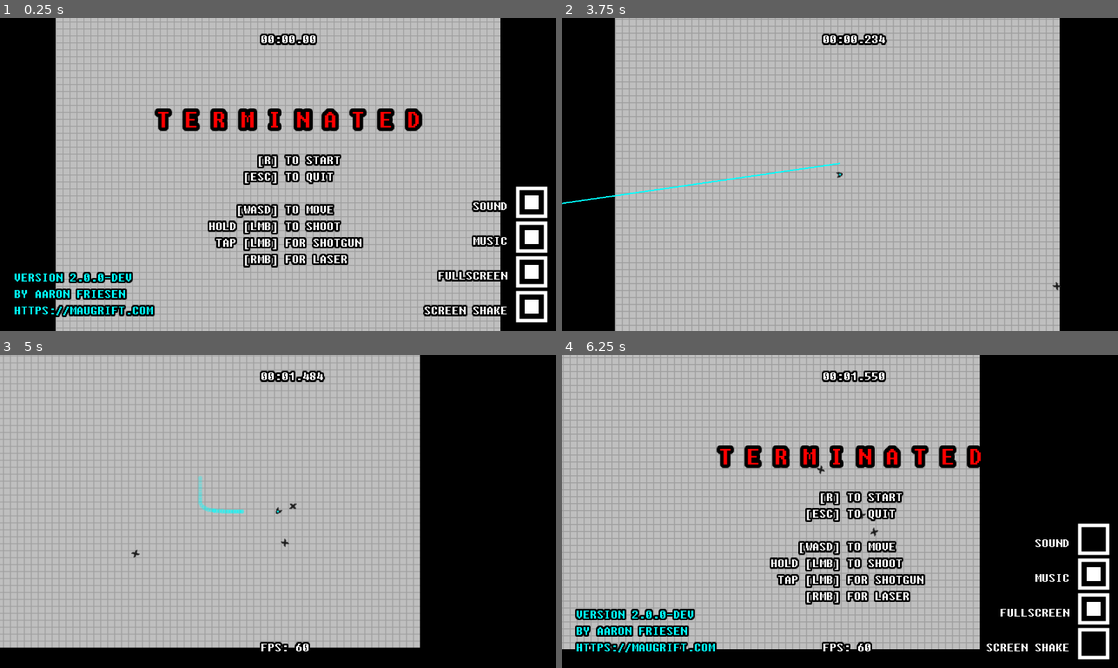
Above: before the commit, frames 1-4 (two rows, left to right).
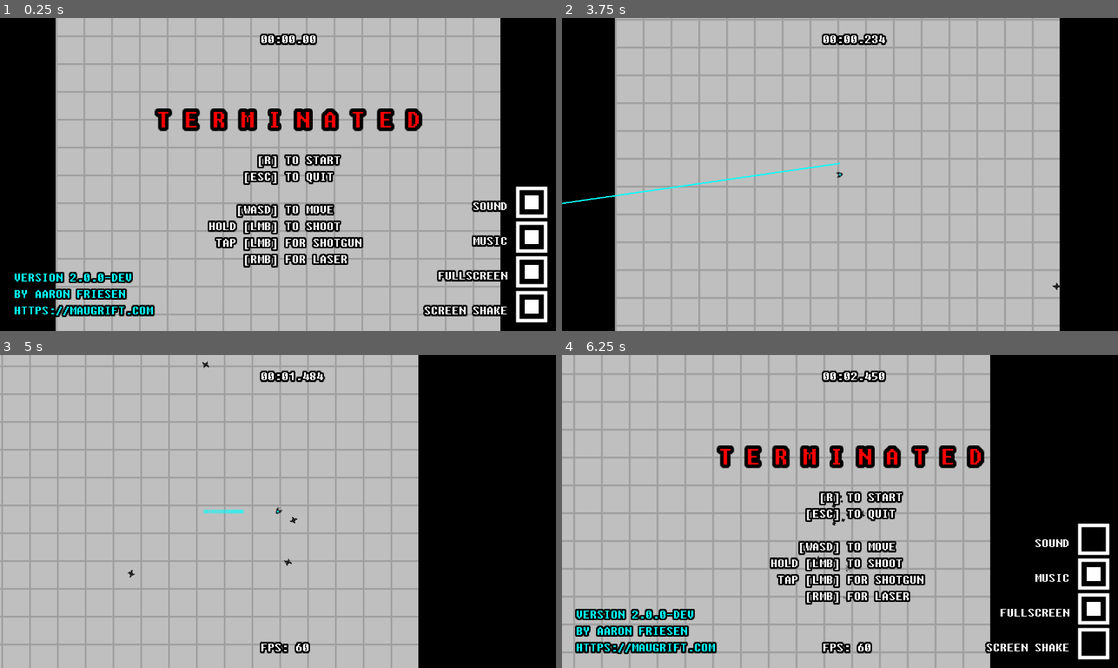
Above: after the commit, the same moments.

Repository: friedev/terminated
Game: Godot game, scene res://scenes/Main.tscn
Same seed, same stepped clock (60 frames per second), same inputs: the game is played once before the commit and once after it. Sound files missing from this copy of the repository are replaced by a short silence.
Inputs (mouse positions are in pixels of both pictures, inside the frame that each line leads up to):
- Up to frame 1 (0.25 s): no input
- Up to frame 2 (3.75 s): click (1095, 305) at 0.5 s; click (1095, 202) at 1.25 s; click (1095, 237) at 2 s; tap Enter at 2.75 s; move the mouse to (962, 158) at 2.77 s; press the mouse at (962, 158) at 2.78 s; hold Right (right) 2.78-3.53 s; right-click (962, 158) at 3.05 s; tap R (restart) at 3.5 s; move the mouse to (728, 190) at 3.52 s; release the mouse at (728, 190) at 3.53 s; hold Down (down) from 3.53 s (still down); right-click (728, 190) at 3.6 s
- Up to frame 3 (5 s): click (166, 527) at 3.8 s; move the mouse to (333, 442) at 4.27 s; release Down (down) at 4.28 s; hold Right (right) from 4.28 s (still down); hold F (fps) from 4.28 s (still down); right-click (333, 442) at 4.55 s
- Up to frame 4 (6.25 s): move the mouse to (812, 574) at 5.02 s; release Right (right) at 5.03 s; release F (fps) at 5.03 s; hold Up (up) 5.03-5.78 s; click (812, 574) at 5.1 s; move the mouse to (1006, 558) at 5.77 s; hold Left (left) from 5.78 s (still down); hold Right mouse button (shoot2) from 5.78 s (still down)

The runs differ from the first frame. In frame 1, 9.6% of the frame differs, in the area x 10-90%, y 0-100%; in frame 2, 10%; in frame 3, 18%; in frame 4, 22%, in the area x 0-77%, y 0-100%.

Commit message:
Add new sounds and animations

Diff:
--- a/scenes/BasicEnemy.tscn
+++ b/scenes/BasicEnemy.tscn
@@ -1,13 +1,23 @@
-[gd_scene load_steps=8 format=2]
+[gd_scene load_steps=11 format=2]
 
-[ext_resource path="res://sprites/enemy.png" type="Texture" id=1]
+[ext_resource path="res://audio/sound/death/enemy.ogg" type="AudioStream" id=1]
 [ext_resource path="res://scripts/Enemy.gd" type="Script" id=2]
-[ext_resource path="res://audio/sound/enemy_death.wav" type="AudioStream" id=3]
-[ext_resource path="res://audio/sound/enemy_hurt.wav" type="AudioStream" id=4]
+[ext_resource path="res://audio/sound/hurt/enemy.wav" type="AudioStream" id=4]
+[ext_resource path="res://audio/sound/ambient/basic_enemy.ogg" type="AudioStream" id=5]
+[ext_resource path="res://sprites/enemy1.png" type="Texture" id=6]
 [ext_resource path="res://scenes/DeathParticles.tscn" type="PackedScene" id=7]
+[ext_resource path="res://sprites/enemy2.png" type="Texture" id=8]
 
 [sub_resource type="CircleShape2D" id=1]
 radius = 3.0
+
+[sub_resource type="SpriteFrames" id=3]
+animations = [ {
+"frames": [ ExtResource( 6 ), ExtResource( 8 ) ],
+"loop": true,
+"name": "default",
+"speed": 8.0
+} ]
 
 [sub_resource type="CircleShape2D" id=2]
 radius = 20.0
@@ -26,24 +36,28 @@
 [node name="CollisionShape2D" type="CollisionShape2D" parent="."]
 shape = SubResource( 1 )
 
-[node name="Sprite" type="Sprite" parent="."]
+[node name="Sprite" type="AnimatedSprite" parent="."]
 rotation = 1.5708
-texture = ExtResource( 1 )
+frames = SubResource( 3 )
+playing = true
 
 [node name="HurtSound" type="AudioStreamPlayer2D" parent="."]
 stream = ExtResource( 4 )
+bus = "Sound"
+
+[node name="DeathSound" type="AudioStreamPlayer2D" parent="."]
+stream = ExtResource( 1 )
 volume_db = 1.0
 bus = "Sound"
 
-[node name="DeathSound" type="AudioStreamPlayer2D" parent="."]
-stream = ExtResource( 3 )
+[node name="AmbientSound" type="AudioStreamPlayer2D" parent="."]
+stream = ExtResource( 5 )
 volume_db = 1.0
+max_distance = 256.0
+attenuation = 2.0
 bus = "Sound"
 
 [node name="DeathParticles" parent="." instance=ExtResource( 7 )]
-
-[node name="DeathTimer" type="Timer" parent="."]
-one_shot = true
 
 [node name="SeparationArea" type="Area2D" parent="."]
 monitorable = false
@@ -51,4 +65,4 @@
 [node name="CollisionShape2D" type="CollisionShape2D" parent="SeparationArea"]
 shape = SubResource( 2 )
 
-[connection signal="timeout" from="DeathTimer" to="." method="_on_DeathTimer_timeout"]
+[connection signal="finished" from="DeathSound" to="." method="_on_DeathSound_finished"]
--- a/scenes/BombEnemy.tscn
+++ b/scenes/BombEnemy.tscn
@@ -2,9 +2,9 @@
 
 [ext_resource path="res://sprites/bomb_enemy.png" type="Texture" id=1]
 [ext_resource path="res://scripts/Enemy.gd" type="Script" id=2]
-[ext_resource path="res://audio/sound/enemy_death.wav" type="AudioStream" id=3]
-[ext_resource path="res://audio/sound/enemy_hurt.wav" type="AudioStream" id=4]
-[ext_resource path="res://audio/sound/enemy_hum.wav" type="AudioStream" id=6]
+[ext_resource path="res://audio/sound/death/strong_enemy.ogg" type="AudioStream" id=3]
+[ext_resource path="res://audio/sound/hurt/enemy.wav" type="AudioStream" id=4]
+[ext_resource path="res://audio/sound/ambient/hum.wav" type="AudioStream" id=6]
 [ext_resource path="res://sprites/circle_white_small.png" type="Texture" id=7]
 
 [sub_resource type="CircleShape2D" id=1]
@@ -89,7 +89,7 @@
 stream = ExtResource( 4 )
 bus = "Sound"
 
-[node name="DeathSound" type="AudioStreamPlayer" parent="."]
+[node name="DeathSound" type="AudioStreamPlayer2D" parent="."]
 stream = ExtResource( 3 )
 bus = "Sound"
 
@@ -99,9 +99,6 @@
 max_distance = 200.0
 attenuation = 2.0
 bus = "Sound"
-
-[node name="DeathTimer" type="Timer" parent="."]
-one_shot = true
 
 [node name="BombParticles1" type="Particles2D" parent="."]
 emitting = false
@@ -125,4 +122,4 @@
 [node name="CollisionShape2D" type="CollisionShape2D" parent="BombArea"]
 shape = SubResource( 13 )
 
-[connection signal="timeout" from="DeathTimer" to="." method="_on_DeathTimer_timeout"]
+[connection signal="finished" from="DeathSound" to="." method="_on_DeathSound_finished"]
--- a/scenes/DeathParticles.tscn
+++ b/scenes/DeathParticles.tscn
@@ -14,13 +14,13 @@
 initial_velocity = 100.0
 initial_velocity_random = 0.5
 angular_velocity = 50.0
-angular_velocity_random = 0.5
+angular_velocity_random = 1.0
 orbit_velocity = 0.0
 orbit_velocity_random = 0.0
 linear_accel = -200.0
 scale = 8.0
 scale_random = 0.5
-scale_curve = SubResource( 7 )
+scale_curve = SubResource( 9 )
 color = Color( 0.12549, 0.12549, 0.12549, 1 )
 
 [node name="DeathParticles" type="Particles2D"]
--- a/scenes/LaserEnemy.tscn
+++ b/scenes/LaserEnemy.tscn
@@ -2,10 +2,10 @@
 
 [ext_resource path="res://sprites/laser_enemy.png" type="Texture" id=1]
 [ext_resource path="res://scripts/Enemy.gd" type="Script" id=2]
-[ext_resource path="res://audio/sound/enemy_death.wav" type="AudioStream" id=3]
-[ext_resource path="res://audio/sound/enemy_hurt.wav" type="AudioStream" id=4]
-[ext_resource path="res://audio/sound/laser.wav" type="AudioStream" id=6]
-[ext_resource path="res://audio/sound/enemy_hum.wav" type="AudioStream" id=7]
+[ext_resource path="res://audio/sound/death/enemy.ogg" type="AudioStream" id=3]
+[ext_resource path="res://audio/sound/hurt/enemy.wav" type="AudioStream" id=4]
+[ext_resource path="res://audio/sound/weapons/laser.ogg" type="AudioStream" id=5]
+[ext_resource path="res://audio/sound/ambient/hum.wav" type="AudioStream" id=7]
 [ext_resource path="res://scenes/DeathParticles.tscn" type="PackedScene" id=8]
 
 [sub_resource type="CircleShape2D" id=1]
@@ -32,12 +32,12 @@
 stream = ExtResource( 4 )
 bus = "Sound"
 
-[node name="DeathSound" type="AudioStreamPlayer" parent="."]
+[node name="DeathSound" type="AudioStreamPlayer2D" parent="."]
 stream = ExtResource( 3 )
 bus = "Sound"
 
 [node name="LaserSound" type="AudioStreamPlayer" parent="."]
-stream = ExtResource( 6 )
+stream = ExtResource( 5 )
 bus = "Sound"
 
 [node name="AmbientSound" type="AudioStreamPlayer2D" parent="."]
@@ -48,9 +48,6 @@
 bus = "Sound"
 
 [node name="DeathParticles" parent="." instance=ExtResource( 8 )]
-
-[node name="DeathTimer" type="Timer" parent="."]
-one_shot = true
 
 [node name="RayCast2D" type="RayCast2D" parent="."]
 enabled = true
@@ -63,6 +60,6 @@
 wait_time = 2.0
 one_shot = true
 
-[connection signal="timeout" from="DeathTimer" to="." method="_on_DeathTimer_timeout"]
+[connection signal="finished" from="DeathSound" to="." method="_on_DeathSound_finished"]
 [connection signal="timeout" from="ChargeTimer" to="." method="_on_ChargeTimer_timeout"]
 [connection signal="timeout" from="CooldownTimer" to="." method="_on_CooldownTimer_timeout"]
--- a/scenes/Main.tscn
+++ b/scenes/Main.tscn
@@ -16,7 +16,7 @@
 0/texture = ExtResource( 5 )
 0/tex_offset = Vector2( 0, 0 )
 0/modulate = Color( 1, 1, 1, 1 )
-0/region = Rect2( 0, 0, 8, 8 )
+0/region = Rect2( 0, 0, 32, 32 )
 0/tile_mode = 0
 0/occluder_offset = Vector2( 0, 0 )
 0/navigation_offset = Vector2( 0, 0 )
@@ -41,7 +41,7 @@
 light_mask = 3
 z_index = -1
 tile_set = SubResource( 1 )
-cell_size = Vector2( 8, 8 )
+cell_size = Vector2( 32, 32 )
 cell_custom_transform = Transform2D( 0, 0, 0, 0, 0, 0 )
 occluder_light_mask = 3
 format = 1
@@ -313,7 +313,6 @@
 
 [node name="Music" type="AudioStreamPlayer" parent="."]
 stream = ExtResource( 2 )
-autoplay = true
 bus = "Music"
 
 [node name="Area2D" type="Area2D" parent="."]
--- a/scenes/Player.tscn
+++ b/scenes/Player.tscn
@@ -1,16 +1,18 @@
-[gd_scene load_steps=19 format=2]
+[gd_scene load_steps=21 format=2]
 
 [ext_resource path="res://scripts/Player.gd" type="Script" id=1]
 [ext_resource path="res://sprites/player.png" type="Texture" id=2]
 [ext_resource path="res://scripts/ShakeCamera2D.gd" type="Script" id=3]
-[ext_resource path="res://audio/sound/player_hurt.wav" type="AudioStream" id=4]
-[ext_resource path="res://audio/sound/machine_gun.wav" type="AudioStream" id=5]
-[ext_resource path="res://audio/sound/player_death.wav" type="AudioStream" id=6]
+[ext_resource path="res://audio/sound/hurt/player.wav" type="AudioStream" id=4]
+[ext_resource path="res://audio/sound/weapons/machine_gun.ogg" type="AudioStream" id=5]
+[ext_resource path="res://audio/sound/death/player.wav" type="AudioStream" id=6]
 [ext_resource path="res://sprites/circle_white_small.png" type="Texture" id=7]
-[ext_resource path="res://audio/sound/laser.wav" type="AudioStream" id=8]
-[ext_resource path="res://audio/sound/shotgun.wav" type="AudioStream" id=9]
+[ext_resource path="res://audio/sound/weapons/laser.ogg" type="AudioStream" id=8]
+[ext_resource path="res://audio/sound/weapons/shotgun.ogg" type="AudioStream" id=9]
 [ext_resource path="res://scenes/DeathParticles.tscn" type="PackedScene" id=10]
-[ext_resource path="res://audio/sound/enemy_death.wav" type="AudioStream" id=11]
+[ext_resource path="res://audio/sound/death/enemy.ogg" type="AudioStream" id=11]
+[ext_resource path="res://audio/sound/ambient/player_fly.ogg" type="AudioStream" id=12]
+[ext_resource path="res://audio/sound/weapons/click.ogg" type="AudioStream" id=13]
 
 [sub_resource type="CircleShape2D" id=1]
 radius = 4.0
@@ -89,15 +91,24 @@
 
 [node name="MachineGunSound" type="AudioStreamPlayer" parent="."]
 stream = ExtResource( 5 )
+volume_db = -5.0
 bus = "Sound"
 
 [node name="ShotgunSound" type="AudioStreamPlayer" parent="."]
 stream = ExtResource( 9 )
+volume_db = -2.0
 bus = "Sound"
 
 [node name="LaserSound" type="AudioStreamPlayer" parent="."]
 stream = ExtResource( 8 )
 bus = "Sound"
+
+[node name="FlySound" type="AudioStreamPlayer" parent="."]
+stream = ExtResource( 12 )
+volume_db = -8.0
+
+[node name="ClickSound" type="AudioStreamPlayer" parent="."]
+stream = ExtResource( 13 )
 
 [node name="ShootParticles" type="Particles2D" parent="."]
 position = Vector2( 2, 0 )
--- a/scenes/SplitterEnemy.tscn
+++ b/scenes/SplitterEnemy.tscn
@@ -2,9 +2,9 @@
 
 [ext_resource path="res://sprites/splitter_enemy.png" type="Texture" id=1]
 [ext_resource path="res://scripts/Enemy.gd" type="Script" id=2]
-[ext_resource path="res://audio/sound/enemy_death.wav" type="AudioStream" id=3]
-[ext_resource path="res://audio/sound/enemy_hurt.wav" type="AudioStream" id=4]
-[ext_resource path="res://audio/sound/enemy_hum.wav" type="AudioStream" id=6]
+[ext_resource path="res://audio/sound/death/enemy.ogg" type="AudioStream" id=3]
+[ext_resource path="res://audio/sound/hurt/enemy.wav" type="AudioStream" id=4]
+[ext_resource path="res://audio/sound/ambient/basic_enemy.ogg" type="AudioStream" id=5]
 [ext_resource path="res://scenes/DeathParticles.tscn" type="PackedScene" id=7]
 
 [sub_resource type="CircleShape2D" id=1]
@@ -34,12 +34,12 @@
 stream = ExtResource( 4 )
 bus = "Sound"
 
-[node name="DeathSound" type="AudioStreamPlayer" parent="."]
+[node name="DeathSound" type="AudioStreamPlayer2D" parent="."]
 stream = ExtResource( 3 )
 bus = "Sound"
 
 [node name="AmbientSound" type="AudioStreamPlayer2D" parent="."]
-stream = ExtResource( 6 )
+stream = ExtResource( 5 )
 volume_db = 1.0
 max_distance = 100.0
 attenuation = 2.0
@@ -47,12 +47,9 @@
 
 [node name="DeathParticles" parent="." instance=ExtResource( 7 )]
 
-[node name="DeathTimer" type="Timer" parent="."]
-one_shot = true
-
 [node name="SplitTimer" type="Timer" parent="."]
 wait_time = 4.0
 autostart = true
 
-[connection signal="timeout" from="DeathTimer" to="." method="_on_DeathTimer_timeout"]
+[connection signal="finished" from="DeathSound" to="." method="_on_DeathSound_finished"]
 [connection signal="timeout" from="SplitTimer" to="." method="_on_SplitTimer_timeout"]
--- a/scenes/StrongEnemy.tscn
+++ b/scenes/StrongEnemy.tscn
@@ -1,14 +1,46 @@
-[gd_scene load_steps=8 format=2]
+[gd_scene load_steps=14 format=2]
 
-[ext_resource path="res://sprites/strong_enemy.png" type="Texture" id=1]
+[ext_resource path="res://sprites/strong_enemy2.png" type="Texture" id=1]
 [ext_resource path="res://scripts/Enemy.gd" type="Script" id=2]
-[ext_resource path="res://audio/sound/enemy_death.wav" type="AudioStream" id=3]
-[ext_resource path="res://audio/sound/enemy_hurt.wav" type="AudioStream" id=4]
-[ext_resource path="res://audio/sound/enemy_hum_deep.wav" type="AudioStream" id=6]
+[ext_resource path="res://audio/sound/death/strong_enemy.ogg" type="AudioStream" id=3]
+[ext_resource path="res://audio/sound/hurt/enemy.ogg" type="AudioStream" id=4]
+[ext_resource path="res://sprites/strong_enemy3.png" type="Texture" id=5]
+[ext_resource path="res://audio/sound/ambient/strong_enemy.ogg" type="AudioStream" id=6]
 [ext_resource path="res://scenes/DeathParticles.tscn" type="PackedScene" id=7]
+[ext_resource path="res://sprites/strong_enemy1.png" type="Texture" id=8]
 
 [sub_resource type="RectangleShape2D" id=6]
 extents = Vector2( 8, 8 )
+
+[sub_resource type="SpriteFrames" id=7]
+animations = [ {
+"frames": [ ExtResource( 1 ), ExtResource( 5 ), ExtResource( 8 ) ],
+"loop": true,
+"name": "default",
+"speed": 8.0
+} ]
+
+[sub_resource type="Curve" id=8]
+_data = [ Vector2( 0, 1 ), 0.0, -1.0, 0, 1, Vector2( 1, 0 ), -1.0, 0.0, 1, 0 ]
+
+[sub_resource type="CurveTexture" id=9]
+curve = SubResource( 8 )
+
+[sub_resource type="ParticlesMaterial" id=10]
+flag_disable_z = true
+direction = Vector3( 0, 0, 0 )
+gravity = Vector3( 0, 0, 0 )
+initial_velocity = 200.0
+initial_velocity_random = 0.5
+angular_velocity = 50.0
+angular_velocity_random = 1.0
+orbit_velocity = 0.0
+orbit_velocity_random = 0.0
+linear_accel = -200.0
+scale = 2.0
+scale_random = 0.5
+scale_curve = SubResource( 9 )
+color = Color( 0.12549, 0.12549, 0.12549, 1 )
 
 [node name="StrongEnemy" type="KinematicBody2D"]
 scale = Vector2( 2, 2 )
@@ -24,28 +56,34 @@
 [node name="CollisionShape2D" type="CollisionShape2D" parent="."]
 shape = SubResource( 6 )
 
-[node name="Sprite" type="Sprite" parent="."]
+[node name="Sprite" type="AnimatedSprite" parent="."]
 rotation = 1.5708
-texture = ExtResource( 1 )
+frames = SubResource( 7 )
+playing = true
 
-[node name="HurtSound" type="AudioStreamPlayer" parent="."]
+[node name="HurtSound" type="AudioStreamPlayer2D" parent="."]
 stream = ExtResource( 4 )
 bus = "Sound"
 
-[node name="DeathSound" type="AudioStreamPlayer" parent="."]
+[node name="DeathSound" type="AudioStreamPlayer2D" parent="."]
 stream = ExtResource( 3 )
 bus = "Sound"
 
 [node name="AmbientSound" type="AudioStreamPlayer2D" parent="."]
 stream = ExtResource( 6 )
 volume_db = 1.0
-max_distance = 200.0
+max_distance = 512.0
 attenuation = 2.0
 bus = "Sound"
 
 [node name="DeathParticles" parent="." instance=ExtResource( 7 )]
 
-[node name="DeathTimer" type="Timer" parent="."]
+[node name="DamageParticles" type="Particles2D" parent="."]
+emitting = false
+amount = 12
+lifetime = 0.25
 one_shot = true
+explosiveness = 1.0
+process_material = SubResource( 10 )
 
-[connection signal="timeout" from="DeathTimer" to="." method="_on_DeathTimer_timeout"]
+[connection signal="finished" from="DeathSound" to="." method="_on_DeathSound_finished"]
--- a/scripts/Enemy.gd
+++ b/scripts/Enemy.gd
@@ -32,7 +32,7 @@
 const COHESION_WEIGHT = 0.2
 const PLAYER_WEIGHT = 2.5
 const SEPARATION_DISTANCE = 20
-const FLOCK_RADIUS = 5000
+const FLOCK_RADIUS = 512
 
 onready var main: Node2D = get_tree().get_root().find_node("Main", true, false)
 onready var player: KinematicBody2D = get_tree().get_root().find_node("Player", true, false)
@@ -51,15 +51,12 @@
 
 func _ready():
 	add_to_group("enemies")
-
 	if flocking:
 		add_to_group("flock")
-	else:
-		$AmbientSound.pitch_scale = randf() + 0.5
-		$AmbientSound.play()
-
 	if laser:
 		$CooldownTimer.start()
+	$AmbientSound.pitch_scale = main.rand_pitch()
+	$AmbientSound.play(randf() * $AmbientSound.stream.get_length())
 
 
 func _physics_process(delta: float):
@@ -114,7 +111,6 @@
 	for body in $SeparationArea.get_overlapping_bodies():
 		if body == self or not body.is_in_group("enemies"):
 			continue
-
 		var distance := self.position.distance_to(body.position)
 		separation -= (body.position - self.position).normalized() * (SEPARATION_DISTANCE / distance)
 	return separation
@@ -148,14 +144,18 @@
 	# Enemies are NOT invincible while stunned
 	health -= amount
 
-	$HurtSound.pitch_scale = randf() + 0.5
-	$HurtSound.play()
-
 	if health <= 0:
 		die()
-	elif knockback_duration > 0:
+		return
+
+	if knockback_duration > 0:
 		stun_duration = knockback_duration
 		velocity = knockback
+
+	$HurtSound.pitch_scale = main.rand_pitch()
+	$HurtSound.play()
+	$DamageParticles.global_rotation = (-knockback).angle()
+	$DamageParticles.restart()
 
 
 func die():
@@ -163,13 +163,12 @@
 	set_physics_process(false)
 	$Sprite.visible = false
 	$CollisionShape2D.disabled = true
-	$DeathSound.pitch_scale = randf() + 0.5
+	$DeathSound.pitch_scale = main.rand_pitch()
 	$DeathSound.play()
+	$AmbientSound.stop()
 
 	if flocking:
 		remove_from_group("flock")
-	else:
-		$AmbientSound.stop()
 
 	if bomb:
 		for body in $BombArea.get_overlapping_bodies():
@@ -183,7 +182,6 @@
 	else:
 		$DeathParticles.emitting = true
 
-	$DeathTimer.start()
 	emit_signal("enemy_killed", self)
 
 
@@ -219,12 +217,12 @@
 
 	$RayCast2D.clear_exceptions()
 	last_shot_time = OS.get_ticks_msec()
-	$LaserSound.pitch_scale = randf() + 0.5
+	$LaserSound.pitch_scale = main.rand_pitch()
 	$LaserSound.play()
 
 
 func split():
-	if not splitter or health <= 0 or player.health <= 0:
+	if not splitter or health <= 0 or not player.alive:
 		return
 
 	if len(get_tree().get_nodes_in_group("Enemies")) < max_enemies:
@@ -241,5 +239,5 @@
 	split()
 
 
-func _on_DeathTimer_timeout():
+func _on_DeathSound_finished():
 	queue_free()
--- a/scripts/Main.gd
+++ b/scripts/Main.gd
@@ -89,7 +89,6 @@
 	$MenuLayer/Control/FullscreenCheckBox.pressed = OS.get_name() != "HTML5"
 
 
-
 func setup():
 	# Need to use free here instead of queue free, otherwise player takes damage
 	# from an enemy collision when respawning
@@ -144,6 +143,10 @@
 	instance.connect("enemy_killed", self, "_on_enemy_killed")
 
 
+func rand_pitch():
+	return randf() / 4.0 + 0.875
+
+
 func _process(delta: float):
 	# Needed for _draw() to work
 	update()
@@ -196,6 +199,7 @@
 	elif event.is_action_pressed("fps"):
 		$HUDLayer/Control/FPSLabel.visible = !$HUDLayer/Control/FPSLabel.visible
 
+
 func _on_Timer_timeout():
 	if not $Player.alive:
 		return
@@ -241,7 +245,7 @@
 	for enemy in get_tree().get_nodes_in_group("Enemies"):
 		if enemy.laser and enemy.health > 0:
 			if enemy.charging:
-				draw_line(enemy.position, enemy.laser_target, enemy.laser_charge_color, 1.0, false)
+				draw_line(enemy.position, enemy.laser_target, enemy.laser_charge_color, 2.0, false)
 			else:
 				var time := OS.get_ticks_msec()
 				var power: float = 1.0 - float(time - enemy.last_shot_time) / float(enemy.laser_duration)
--- a/scripts/Player.gd
+++ b/scripts/Player.gd
@@ -66,11 +66,13 @@
 	LASER
 }
 
+# TODO remove hardcoded maximum cooldown
 const max_cooldown = 500
 
 export var walk_speed := 96
 export var fly_speed := 192
-export var inertia := 2
+export var inertia := 3
+export var fly_delay := 200 # milliseconds
 
 onready var bullet := preload("res://scenes/Bullet.tscn")
 onready var main: Node2D = get_tree().get_root().find_node("Main", true, false)
@@ -80,15 +82,16 @@
 
 var alive := false
 var velocity := Vector2()
-# TODO remove hardcoded maximum cooldown
 var last_shot_time := -max_cooldown # milliseconds
 var last_weapon: Weapon = null
 var current_shot_cooldown := 0 # milliseconds
 var laser_start := Vector2()
 var laser_end := Vector2()
 
-var shoot_pressed := false
-var shoot_pressed_time := -max_cooldown # milliseconds
+var shoot1_pressed := false
+var shoot1_pressed_time := -max_cooldown # milliseconds
+var shoot2_pressed := false
+var shoot2_pressed_time := -max_cooldown # milliseconds
 
 
 func setup():
@@ -97,8 +100,10 @@
 	last_shot_time = -max_cooldown
 	current_shot_cooldown = 0
 	last_weapon = null
-	shoot_pressed = false
-	shoot_pressed_time = -max_cooldown
+	shoot1_pressed = false
+	shoot1_pressed_time = -max_cooldown
+	shoot2_pressed = false
+	shoot2_pressed_time = -max_cooldown
 	set_process(true)
 	set_physics_process(true)
 	set_process_input(true)
@@ -107,6 +112,11 @@
 	$DeathParticles.emitting = false
 
 
+func fly_cooling_down():
+	var time := OS.get_ticks_msec()
+	return time - last_shot_time < current_shot_cooldown + fly_delay
+
+
 func cooling_down():
 	var time := OS.get_ticks_msec()
 	return time - last_shot_time < current_shot_cooldown
@@ -115,13 +125,15 @@
 func _input(event):
 	var time := OS.get_ticks_msec()
 
-	# Detects quick taps of the shoot button
 	if event.is_action_pressed("shoot1"):
-		shoot_pressed = true
-		shoot_pressed_time = time
-
-	elif Input.is_action_pressed("shoot2"):
-		shoot_weapon(LASER)
+		shoot1_pressed = true
+		shoot1_pressed_time = time
+
+	elif event.is_action_pressed("shoot2"):
+		shoot2_pressed = true
+		shoot2_pressed_time = time
+		if not shoot_weapon(LASER):
+			$ClickSound.play()
 
 
 func get_mouse_position():
@@ -147,11 +159,12 @@
 	if input_velocity.length() != 0:
 		var magnitude: float
 		var new_velocity := Vector2()
-		if cooling_down() or (Input.is_action_pressed("shoot1") or Input.is_action_pressed("shoot1")):
+		if fly_cooling_down() or (Input.is_action_pressed("shoot1") or Input.is_action_pressed("shoot1")):
 			new_velocity = input_velocity.normalized()
 			magnitude = walk_speed
+			new_rotation = get_angle_to_mouse()
 			$FlyParticles.emitting = false
-			new_rotation = get_angle_to_mouse()
+			$FlySound.stop()
 		else:
 			if velocity.length() == 0 or is_equal_approx(abs(velocity.angle_to(input_velocity)), PI):
 				new_velocity = input_velocity.normalized()
@@ -160,63 +173,70 @@
 			new_rotation = new_velocity.angle()
 			magnitude = fly_speed
 			$FlyParticles.emitting = true
+			if not $FlySound.playing:
+				$FlySound.play()
 		velocity = new_velocity * magnitude
 		velocity = move_and_slide(velocity)
 	else:
 		velocity = Vector2()
+		new_rotation = get_angle_to_mouse()
 		$FlyParticles.emitting = false
-		new_rotation = get_angle_to_mouse()
+		$FlySound.stop()
 	new_rotation += PI
 	# TODO export variable for rotation weight
 	rotation = lerp_angle(rotation, new_rotation, 15 * delta)
 
-	var shoot_currently_pressed := Input.is_action_pressed("shoot1")
-	if shoot_currently_pressed or shoot_pressed:
+	var shoot1_currently_pressed := Input.is_action_pressed("shoot1")
+	var shoot2_currently_pressed := Input.is_action_pressed("shoot2")
+	if shoot1_currently_pressed or shoot1_pressed:
 		var time := OS.get_ticks_msec()
-		var held_duration := time - shoot_pressed_time
+		var held_duration := time - shoot1_pressed_time
 		var using_machine_gun: bool = held_duration > weapons[MACHINE_GUN].cooldown
-		if shoot_currently_pressed and using_machine_gun:
+		if shoot1_currently_pressed and using_machine_gun:
 			shoot_weapon(MACHINE_GUN)
-		elif not shoot_currently_pressed and not using_machine_gun:
-			shoot_pressed = false
-			shoot_weapon(SHOTGUN)
-
-	# Detects holding down the shoot button
-	elif Input.is_action_pressed("shoot2"):
+		elif not shoot1_currently_pressed and not using_machine_gun:
+			if not shoot_weapon(SHOTGUN):
+				$ClickSound.play()
+		shoot1_pressed = shoot1_currently_pressed
+
+	elif shoot2_currently_pressed:
 		shoot_weapon(LASER)
+		shoot2_pressed = shoot2_currently_pressed
 
 
 func shoot_weapon(weapon_index: int):
 	var weapon: Weapon = weapons[weapon_index]
 	var time := OS.get_ticks_msec()
-	if not cooling_down():
-		if weapon.laser_duration > 0:
-			shoot_laser(
-				weapon.damage,
-				weapon.max_range,
-				weapon.knockback,
-				weapon.stun)
-		else:
-			for _i in weapon.bullet_count:
-				shoot_bullet(
-						weapon.damage,
-						weapon.bullet_speed,
-						weapon.max_range,
-						weapon.spread,
-						weapon.knockback,
-						weapon.stun,
-						weapon.color)
-
-		if weapon.particles != null:
-			weapon.particles.restart()
-		if weapon.sound != null:
-			if weapon.random_pitch:
-				weapon.sound.pitch_scale = randf() + 0.5
-			weapon.sound.play()
-		last_shot_time = time
-		current_shot_cooldown = weapon.cooldown
-		last_weapon = weapon
-		$ShakeCamera2D.shake(weapon.shake_duration, weapon.shake_amplitude, weapon.shake_amplitude)
+	if cooling_down():
+		return false
+
+	if weapon.laser_duration > 0:
+		shoot_laser(
+			weapon.damage,
+			weapon.max_range,
+			weapon.knockback,
+			weapon.stun)
+	else:
+		for _i in weapon.bullet_count:
+			shoot_bullet(
+					weapon.damage,
+					weapon.bullet_speed,
+					weapon.max_range,
+					weapon.spread,
+					weapon.knockback,
+					weapon.stun,
+					weapon.color)
+
+	if weapon.particles != null:
+		weapon.particles.restart()
+	if weapon.sound != null:
+		weapon.sound.pitch_scale = main.rand_pitch()
+		weapon.sound.play()
+	last_shot_time = time
+	current_shot_cooldown = weapon.cooldown
+	last_weapon = weapon
+	$ShakeCamera2D.shake(weapon.shake_duration, weapon.shake_amplitude, weapon.shake_amplitude)
+	return true
 
 
 func shoot_bullet(
@@ -281,4 +301,5 @@
 	$DeathSound1.play()
 	$DeathSound2.play()
 	$FlyParticles.emitting = false
+	$FlySound.stop()
 	$DeathParticles.emitting = true
Not shown, added: SOUND_LICENSES.txt
Not shown, added: audio/sound/ambient/basic_enemy.ogg.import
Not shown, changed: audio/sound/ambient/hum.wav.import
Not shown, added: audio/sound/ambient/player_fly.ogg.import
Not shown, added: audio/sound/ambient/strong_enemy.ogg.import
Not shown, added: audio/sound/death/enemy.ogg.import
Not shown, changed: audio/sound/death/player.wav.import
Not shown, added: audio/sound/death/strong_enemy.ogg.import
Not shown, removed: audio/sound/enemy_hum_deep.wav.import
Not shown, added: audio/sound/hurt/enemy.ogg.import
Not shown, changed: audio/sound/hurt/enemy.wav.import
Not shown, changed: audio/sound/hurt/player.wav.import
(and 40 more such lines)
